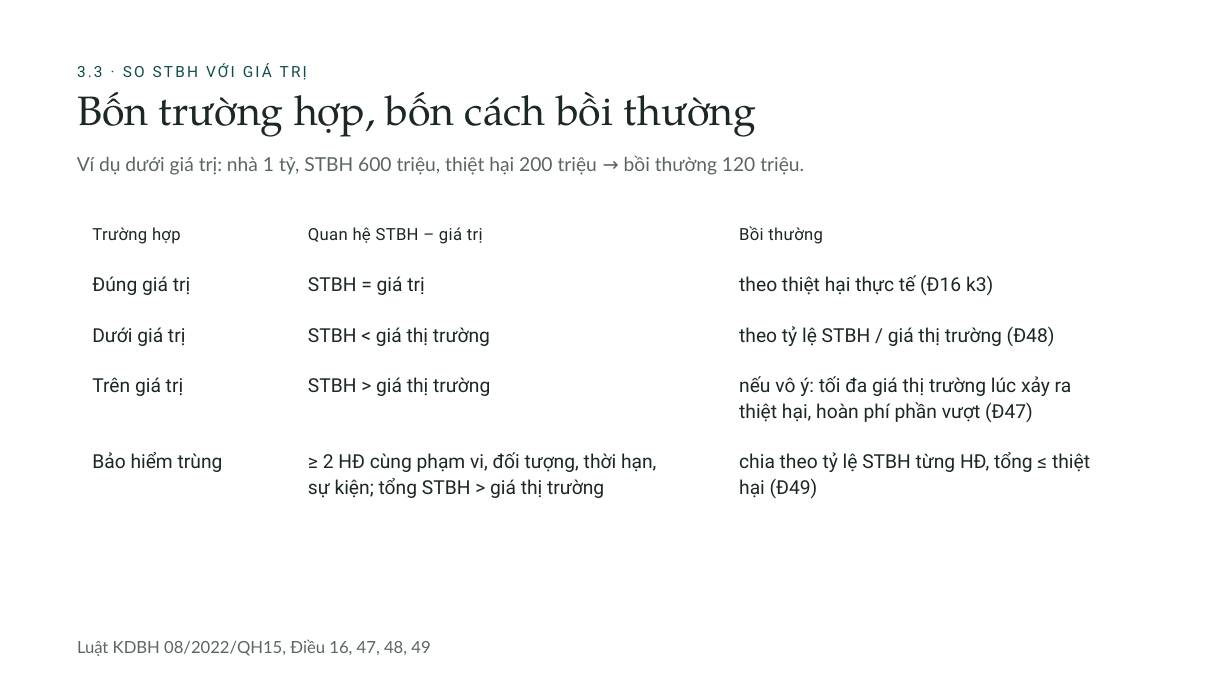
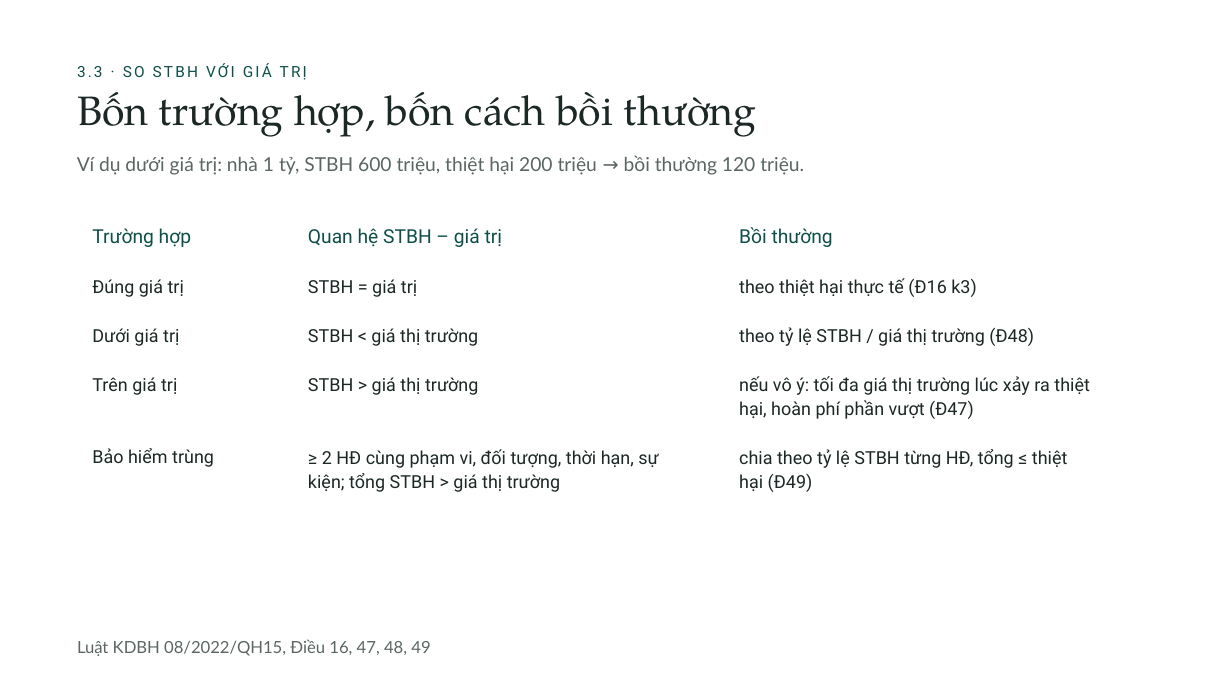
Before and after one commit to tranquanghaofake-dotcom/Law, a slide deck: slide 26 of docs/bai/ch3-bao-hiem-thuong-mai/bao-hiem-thuong-mai.pptx. Drawn at 1232x693 pixels with LibreOffice and Linux fonts; fonts in the diff are those of the drawing; background and template pictures are left out. Boxes give left, top, right and bottom in pixels: in the first picture for what was removed or moved away, otherwise in the second. Text is boxed around its words. In the diff, an @@ line names an element or a change of style, - is before the commit and + after.

```diff
--- a/docs/bai/ch3-bao-hiem-thuong-mai/bao-hiem-thuong-mai.pptx
+++ b/docs/bai/ch3-bao-hiem-thuong-mai/bao-hiem-thuong-mai.pptx
@@ size 13 to 15 pt, text colour #1C2826 to #0E4F49, letter spacing 0.3 to 0 pt; line spacing 16.9pt to 19.5pt in 3 elements at [739,227,833,247], [92,228,191,247], [308,228,502,247] @@
@@ text at [739,376,1090,419]: text changed; size 15 to 14 pt @@
-nếu vô ý: tối đa giá thị trường lúc xảy ra
-thiệt hại, hoàn phí phần vượt (Đ47)
+nếu vô ý: tối đa giá thị trường lúc xảy ra thiệt
+hại, hoàn phí phần vượt (Đ47)
@@ text at [308,449,658,492]: text changed; size 15 to 14 pt @@
-≥ 2 HĐ cùng phạm vi, đối tượng, thời hạn,
-sự kiện; tổng STBH > giá thị trường
+≥ 2 HĐ cùng phạm vi, đối tượng, thời hạn, sự
+kiện; tổng STBH > giá thị trường
@@ size 15 to 14 pt; line spacing 20.2pt to 18.9pt in 10 elements at [92,328,179,346], [92,377,177,395], [308,328,478,346], [308,377,478,395], [92,279,184,297], [308,279,417,297], [92,448,214,467], [739,327,1034,346], [739,278,976,297], [739,449,1068,492] @@
```
Also in this commit, not shown: 30 other slides changed, 18 other files.
